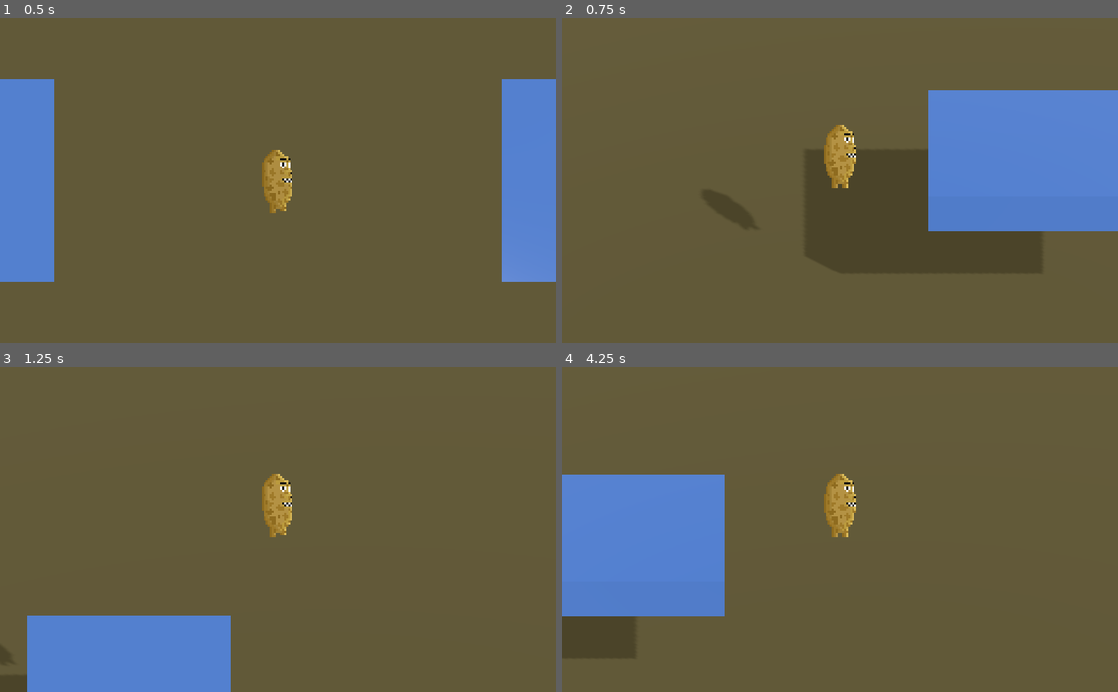
Above: before the commit, frames 1-4 (two rows, left to right).
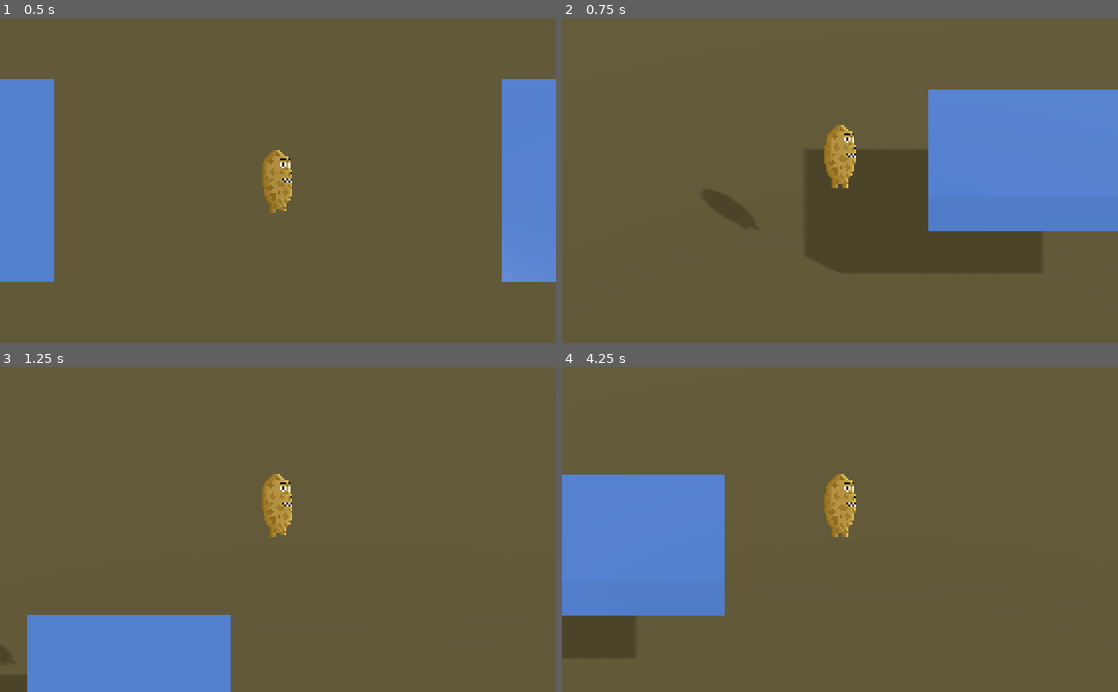
Above: after the commit, the same moments.

Repository: BVenturaDev/BrokenReality
Game: Godot game, scene res://scenes/levels/TestLevel.tscn
The game is run twice, just before and just after one commit, with the same random seed, the same clock (stepped at 60 frames per second) and the same inputs. The engine's default icon, where the game draws it, is replaced by a stand-in: a white triangle on a blue panel in a dark square.
Inputs (mouse positions are in pixels of both pictures, inside the frame that each line leads up to):
- Up to frame 1 (0.5 s): no input
- Up to frame 2 (0.75 s): tap Enter (ui_accept) at 0.5 s; move the mouse to (962, 164) at 0.52 s; hold D (move_right) from 0.53 s (still down); tap Space (jump) at 0.6 s
- Up to frame 3 (1.25 s): keep holding D (move_right); tap Space (jump) at 0.77, 1.07 s
- Up to frame 4 (4.25 s): move the mouse to (728, 545) at 1.27 s; release D (move_right) at 1.28 s; hold S (move_down) 1.28-2.03 s; click (728, 545) at 1.35 s; tap Space (jump) at 1.52, 1.55, 1.82, 2.3, 2.85, 3.02, 3.32, 3.77, 3.8, 4.07 s; move the mouse to (895, 458) at 2.02 s; hold D (move_right) 2.03-2.78 s; right-click (895, 458) at 2.1 s; move the mouse to (812, 594) at 2.77 s; hold W (move_up) 2.78-3.53 s; move the mouse to (1006, 578) at 3.52 s; hold A (move_left) from 3.53 s (still down); click (1006, 578) at 3.6 s

Frame 1 is identical in both runs. In frame 2, less than 0.1% of the frame differs, in the area x 65-100%, y 22-23%; in frame 3, less than 0.1%, in the area x 4-42%, y 76-77%; in frame 4, less than 0.1%.

Commit message:
fixed Jump Bug

Diff:
--- a/src/entities/Player.gd
+++ b/src/entities/Player.gd
@@ -31,8 +31,6 @@
 		velocity.z = lerp(velocity.z, 0, friction * delta)
 		velocity.x = lerp(velocity.x, 0, friction * delta)
 
-	if not is_on_floor():
-		velocity.y += gravity * delta
 	if is_on_ceiling():
 		velocity.y = -0.1
 
--- a/src/entities/PlayerActionSM.gd
+++ b/src/entities/PlayerActionSM.gd
@@ -28,6 +28,8 @@
 func _state_logic(delta):
 	if ![states.attack, states.shoot,].has(state):
 		parent._movement(delta)
+		if state == states.jump:
+			parent.velocity.y += parent.gravity * delta
 
 func _get_transition(delta):
 	match state:
